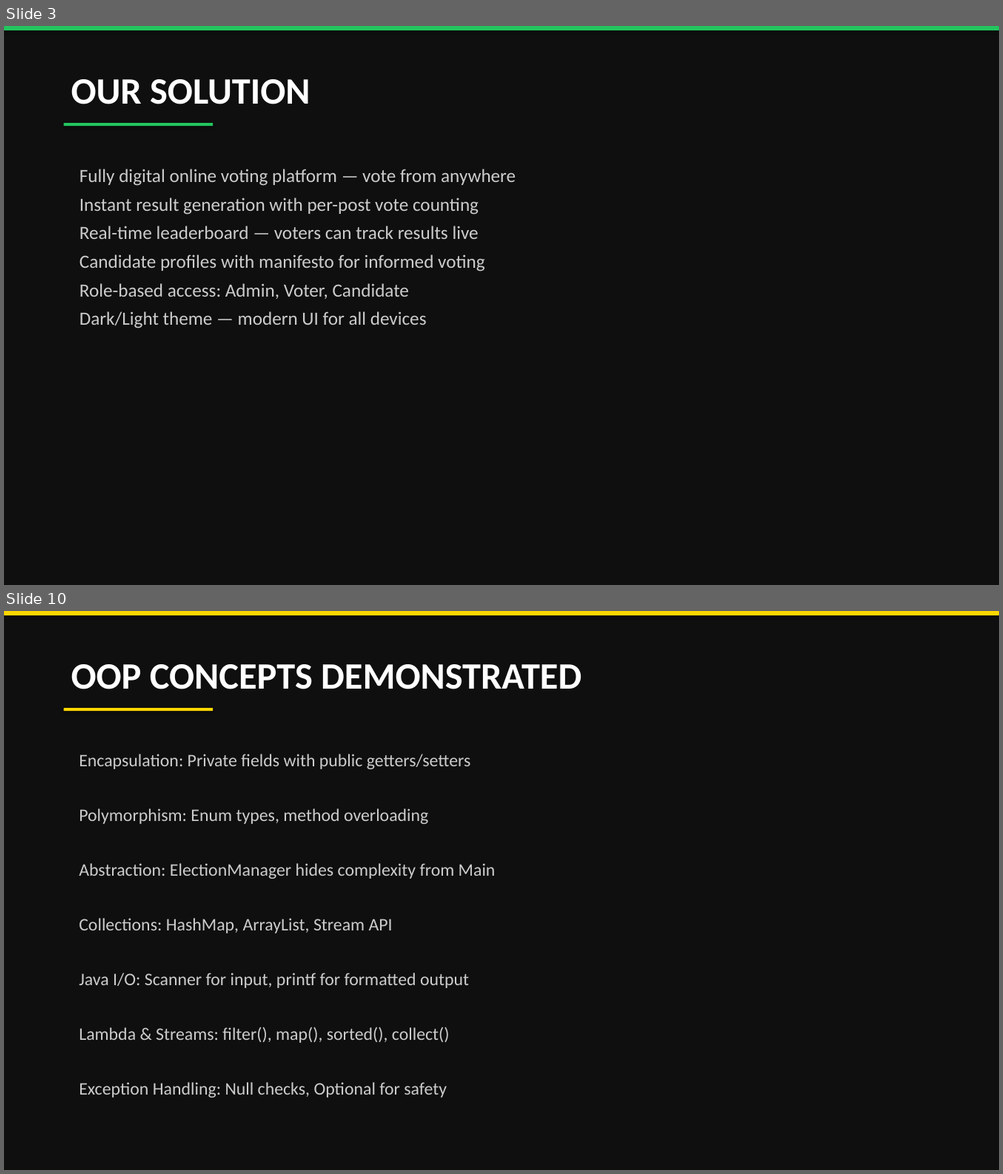
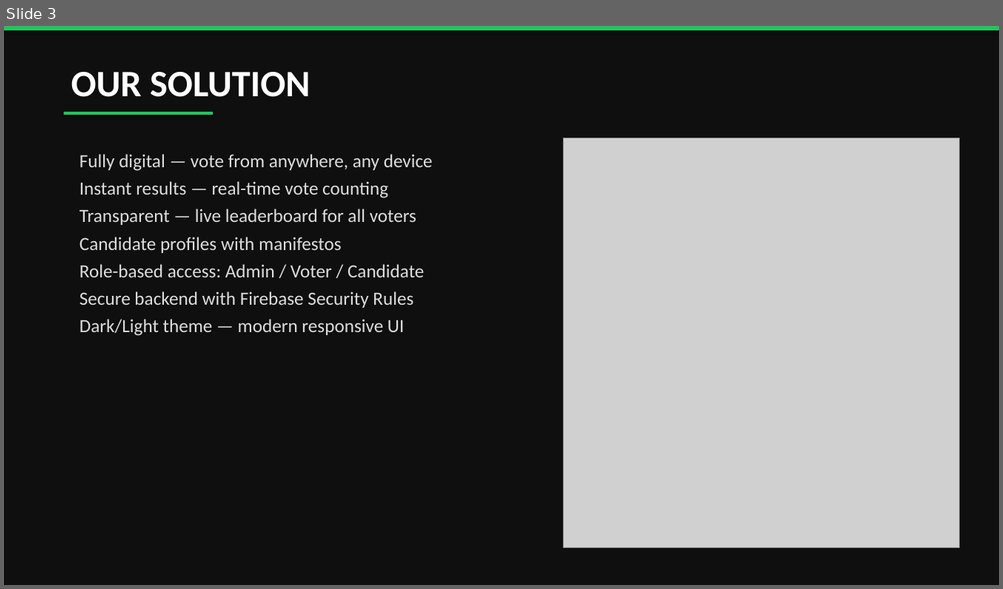
Before and after one commit to nayeemuddin0351/University-Digital-Election-Hub, a slide deck: RMSTU_Election_Presentation.pptx. Shown one above the other, each under a label of ours: slides 3 and 10 before the commit, slide 3 after it; the slides between them are not shown. The pictures are 1003x1174 and 1003x589 pixels, drawn with LibreOffice and Linux fonts; fonts in the diff are those of the drawing; grey boxes stand for pictures. Boxes give left, top, right and bottom in pixels: in the first picture for what was removed or moved away, otherwise in the second. Text is boxed around its words. In the diff, an @@ line names an element or a change of style, - is before the commit and + after.

Commit message:
Update presentation: 14 slides with screenshots, Java code, OOP examples

```diff
--- a/RMSTU_Election_Presentation.pptx
+++ b/RMSTU_Election_Presentation.pptx
@@ slide 10 removed at [4,611,999,1170], background #0F0F0F @@
@@ rounded rectangle removed at [4,611,999,615] @@
@@ text removed at [71,664,581,689] @@
-OOP CONCEPTS DEMONSTRATED
@@ rounded rectangle removed at [64,708,213,711] @@
@@ text removed at [79,754,495,1098] @@
-Encapsulation: Private fields with public getters/setters
-Polymorphism: Enum types, method overloading
-Abstraction: ElectionManager hides complexity from Main
-Collections: HashMap, ArrayList, Stream API
-Java I/O: Scanner for input, printf for formatted output
-Lambda & Streams: filter(), map(), sorted(), collect()
-Exception Handling: Null checks, Optional for safety
@@ slide 3 changed as well @@
@@ text "OUR SOLUTION": place and size @@
-text "OUR SOLUTION" at [71,79,310,104]
+text "OUR SOLUTION" at [71,72,310,97]
@@ rounded rectangle: place and size @@
-rounded rectangle at [64,123,213,126]
+rounded rectangle at [64,112,213,115]
@@ text at [79,154,432,336]: text changed; text colour #CCCCCC to #DDDDDD @@
-Fully digital online voting platform — vote from anywhere
-Instant result generation with per-post vote counting
-Real-time leaderboard — voters can track results live
-Candidate profiles with manifesto for informed voting
-Role-based access: Admin, Voter, Candidate
-Dark/Light theme — modern UI for all devices
+Fully digital — vote from anywhere, any device
+Instant results — real-time vote counting
+Transparent — live leaderboard for all voters
+Candidate profiles with manifestos
+Role-based access: Admin / Voter / Candidate
+Secure backend with Firebase Security Rules
+Dark/Light theme — modern responsive UI
@@ picture added at [563,138,959,548] @@
```
Also in this commit, not shown: 8 other slides changed, 5 slides added, 2 other slides removed.
